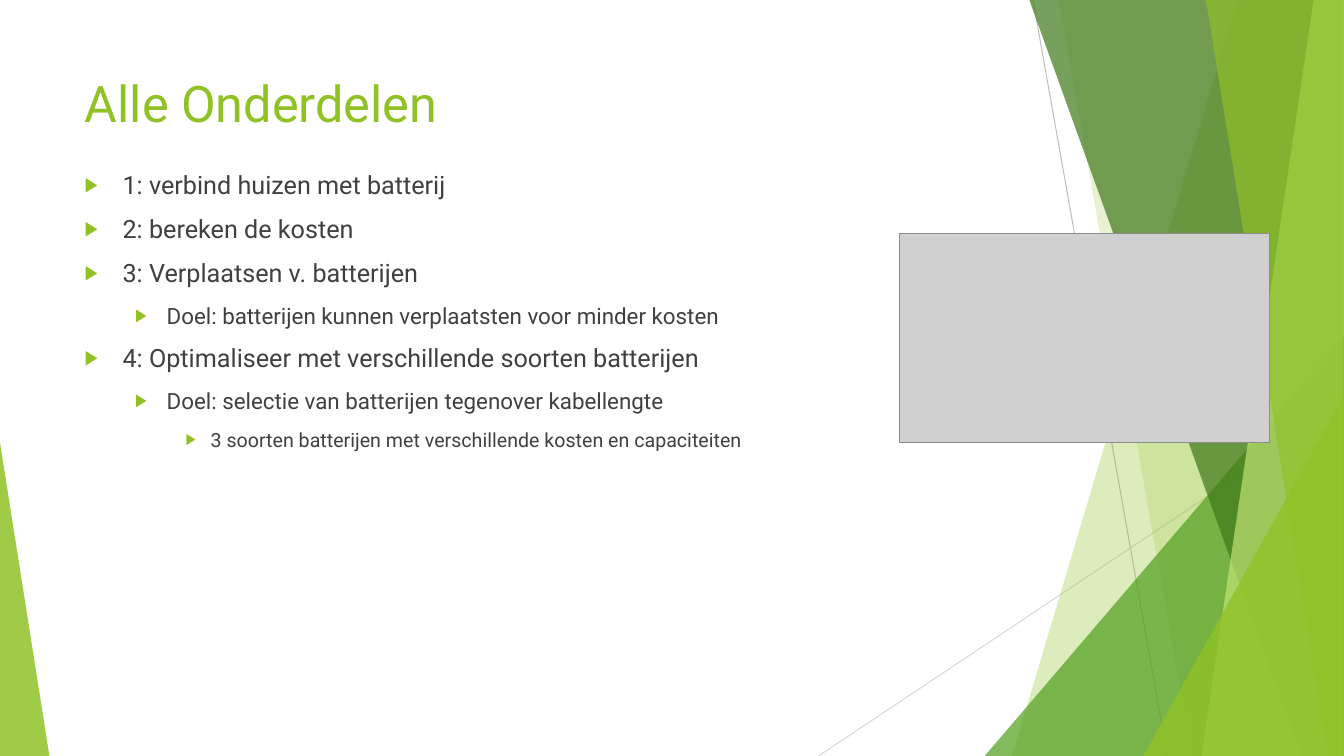
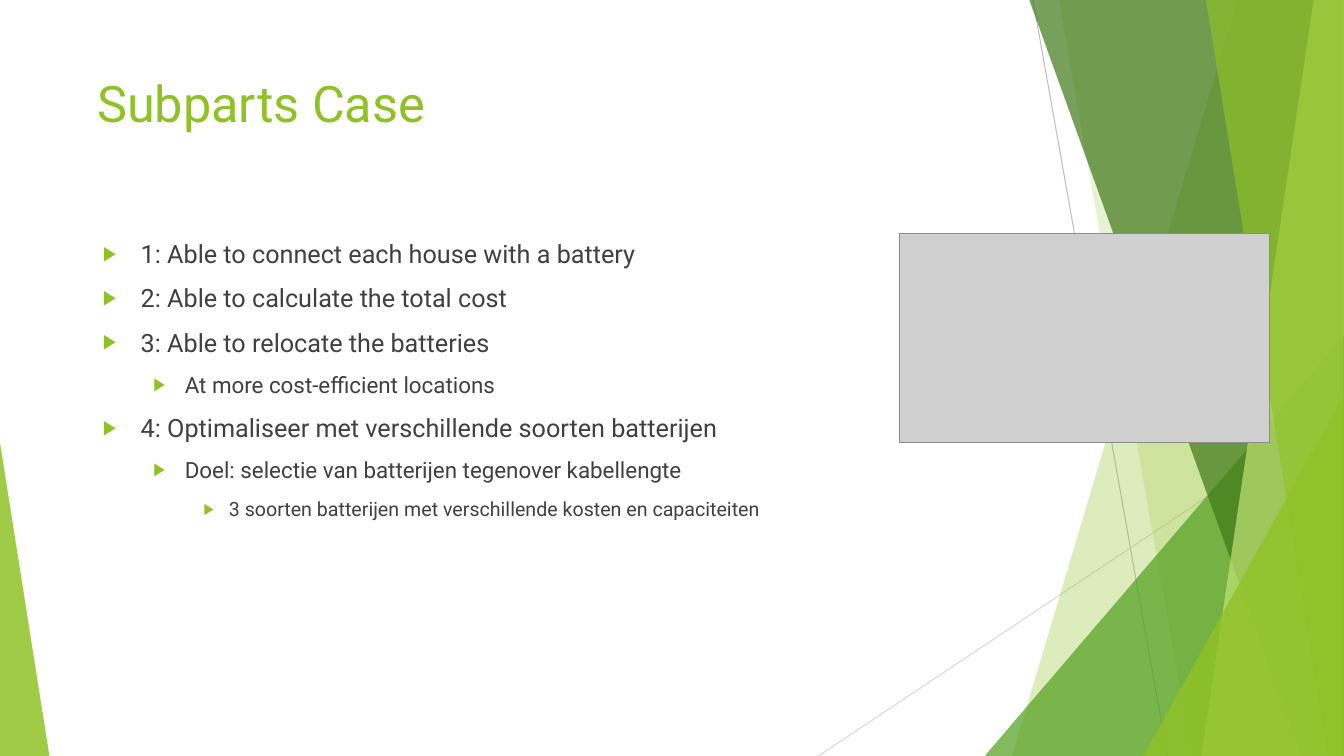
Before and after one commit to JSMR-heuristics/JSMR, a slide deck: slide 3 of results/pres_figures/EndPres.pptx. Drawn at 1344x756 pixels with LibreOffice and Linux fonts; fonts in the diff are those of the drawing; grey boxes stand for pictures. Boxes give left, top, right and bottom in pixels: in the first picture for what was removed or moved away, otherwise in the second. Text is boxed around its words. In the diff, an @@ line names an element or a change of style, - is before the commit and + after.

```diff
--- a/results/pres_figures/EndPres.pptx
+++ b/results/pres_figures/EndPres.pptx
@@ title at (x1=97, y1=84, x2=425, y2=133): text changed @@
-Alle Onderdelen
+Subparts Case
@@ text "1: Able to connect each ..." moved from (x1=123, y1=175, x2=741, y2=451) to (x1=141, y1=244, x2=760, y2=520) @@
@@ text at (x1=141, y1=244, x2=635, y2=393): text changed @@
-▶ 1: verbind huizen met batterij
-▶ 2: bereken de kosten
-▶ 3: Verplaatsen v. batterijen
-  ▶ Doel: batterijen kunnen verplaatsten voor minder kosten
+▶ 1: Able to connect each house with a battery
+▶ 2: Able to calculate the total cost
+▶ 3: Able to relocate the batteries
+  ▶ At more cost-efficient locations
```
Also in this commit, not shown: 1 slide added, 1 slide removed, 8 other files.
